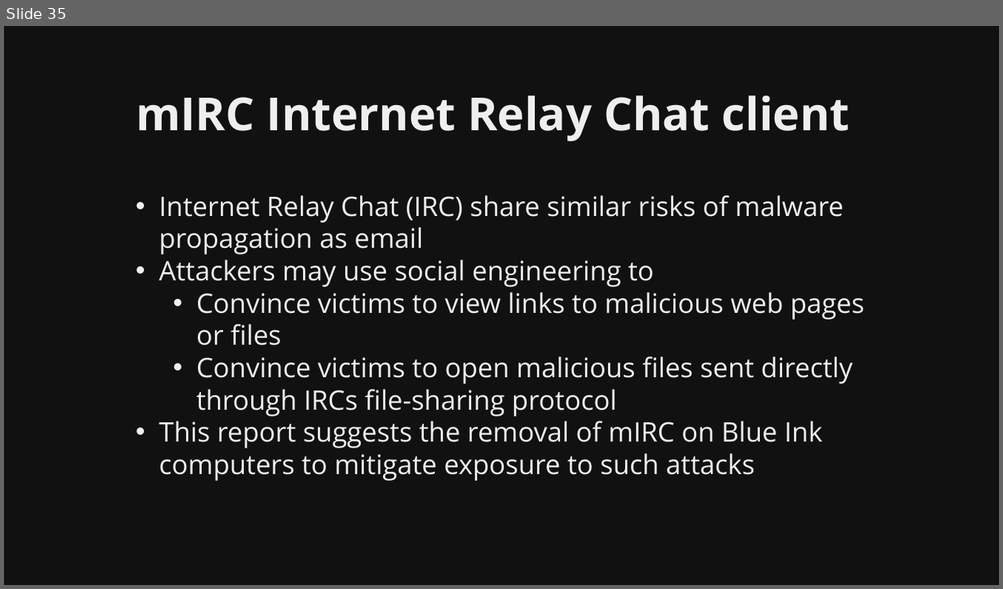
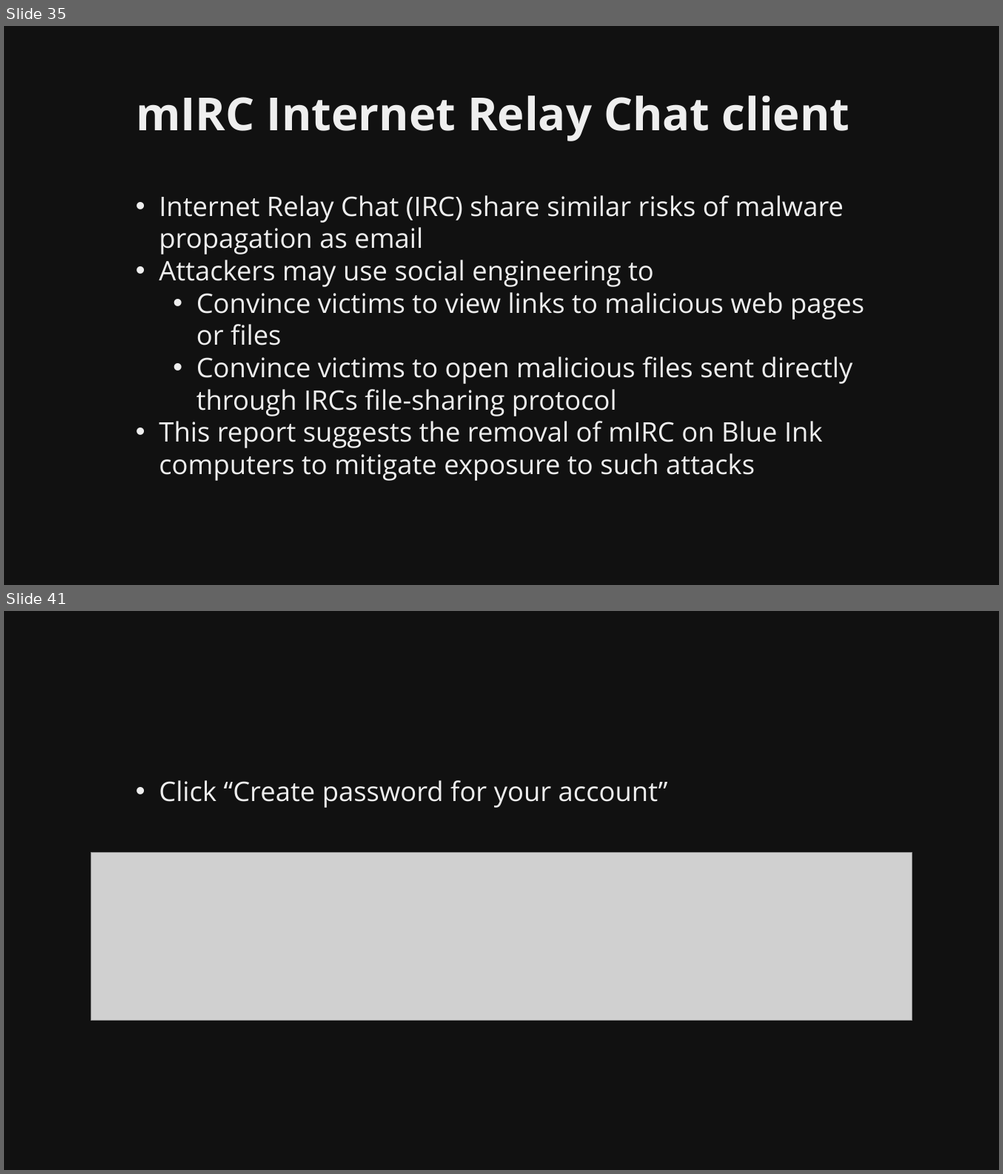
Before and after one commit to martymcflywa/ecu, a slide deck: year_1/sem_2/CSI1101_computer_security/0b_assignment_2_[22MAY15_0900]/dev/CSI1101_PONCE_A2_v01.pptx. Shown one above the other, each under a label of ours: slide 35 before the commit, slides 35 and 41 after it; the slides between them are not shown. The pictures are 1003x589 and 1003x1174 pixels, drawn with LibreOffice and Linux fonts; fonts in the diff are those of the drawing; grey boxes stand for pictures. Boxes give left, top, right and bottom in pixels: in the first picture for what was removed or moved away, otherwise in the second. Text is boxed around its words. In the diff, an @@ line names an element or a change of style, - is before the commit and + after.

Commit message:
CSI1101 A2: finished password protection, todo choosing password

```diff
--- a/year_1/sem_2/CSI1101_computer_security/0b_assignment_2_[22MAY15_0900]/dev/CSI1101_PONCE_A2_v01.pptx
+++ b/year_1/sem_2/CSI1101_computer_security/0b_assignment_2_[22MAY15_0900]/dev/CSI1101_PONCE_A2_v01.pptx
@@ slide 41 added at box(4, 611, 999, 1170), background #111111 @@
@@ text added at box(159, 780, 668, 808), 26 pt, text #EEEEEE @@
+• Click “Create password for your account”
@@ picture added at box(91, 853, 912, 1021) @@
```
Also in this commit, not shown: 2 slides changed, 12 other slides added, 8 other files.
